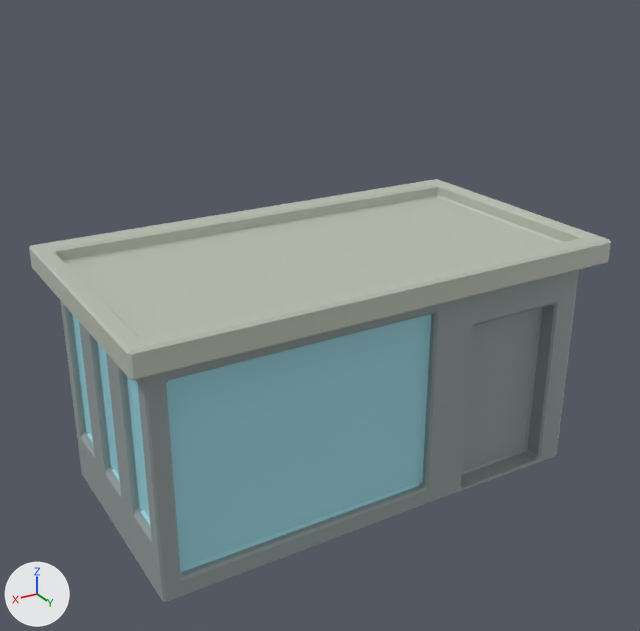
The Blender file Assets/Building Things/Bodega1/Bodega1_mid+top_gray.blend: old version first, new version second.
The view is the same before and after, from a camera (50 mm lens) standing at (3.69, 6.08, 4.59) and looking at (0.11, 0.12, 1.6). Every picture has the same lights, and +X, +Y and +Z are marked at lower left.

Script lines for the objects in view, before the commit:
```python
me_cube_002 = bpy.data.meshes.new('Cube.002')
me_cube_002.from_pydata(...)  # 183 vertices, 172 faces; spans x -2.13..2.15, y -1.21..1.21, z 0.0..3.91
# faces by material slot: [24, 93, 46, 9]
me_cube_002.materials.append(mat_white)  # white #e7e7e7
me_cube_002.materials.append(mat_bodega_shop_005)  # grey #94a09f
me_cube_002.materials.append(mat_bodega_roof)  # light grey #bcc2b4
me_cube_002.materials.append(mat_glass)  # cyan #a1dbe7
# before: 175 (-1.76, 1.0, 0.04), 176 (-1.76, 1.0, 1.62), 177 (-0.83, 1.0, 1.62), 178 (-0.83, 1.0, 0.04), 179 (-1.76, 0.82, 1.62)
# before: 180 (-1.76, 0.82, 0.04), 181 (-0.83, 0.82, 0.04), 182 (-0.83, 0.82, 1.62)
ob_bodega1_mid_top_grey = bpy.data.objects.new('bodega1.mid/top.grey', me_cube_002)
ob_bodega1_mid_top_grey.location = (0.0, 0.0, 0.0)
_m = ob_bodega1_mid_top_grey.modifiers.new('Bevel', 'BEVEL')
_m.width = 0.02
_m.width_pct = 0.02
_m.use_clamp_overlap = False
```
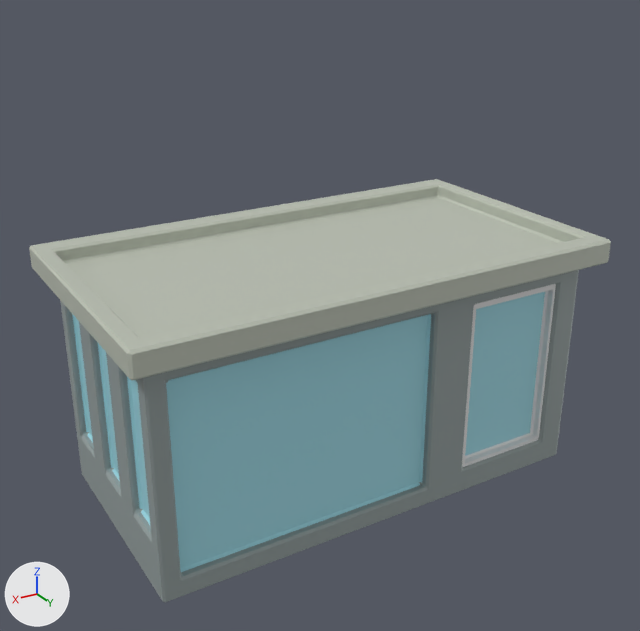
What differs and where, as boxes (x1, y1, x2, y2) in the pictures (640 x 631 px; the box of a moved part takes in the faces that stretch with it):
part 1 of me_cube_002, added (cyan): after (462, 284, 556, 467)
part 2 of me_cube_002, moved or reshaped: (441, 270, 578, 498) in both

Patch to the scene script:
```diff
--- a/Assets/Building Things/Bodega1/Bodega1_mid+top_gray.blend.py
+++ b/Assets/Building Things/Bodega1/Bodega1_mid+top_gray.blend.py
@@ me_cube_002 @@
 me_cube_002.from_pydata(...)  # 183 vertices, 172 faces; spans x -2.13..2.15, y -1.21..1.21, z 0.0..3.91
 # used by ob_bodega1_mid_top_grey; location = (0.0, 0.0, 0.0)
 # verts and faces of me_cube_002; kept vertices keep their numbers, new ones are numbered from 183
+# me_cube_002 part 1: the loose piece of 16 vertices spanning x -1.78..-0.83, y -0.96..-0.89, z 0.51..1.8 is copied, and the copy is scaled about its middle by (-1, -1, 1.25), then moved by (0.0, 1.85, -0.14); it spans x -1.78..-0.83, y 0.9..0.97, z 0.21..1.82
+# me_cube_002 part 2
+for i in [175, 178, 180, 181]: verts[i] += (0.0, 0.0, 0.2)
+for i in [176, 177, 179, 182]: verts[i] += (0.0, 0.0, 0.19)
 me_cube_002.materials.append(mat_white)
```
